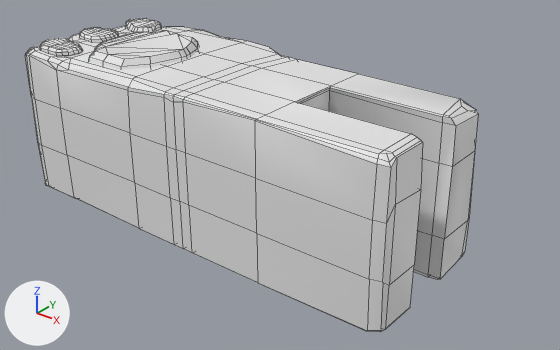
One commit to the FBX model Assets/Prefab/Art/GPE/SM_SmallDoor.fbx: the scene before it, then after it.
The view is the same before and after, from a camera (50 mm lens) standing at (7.36, -15.26, 7.95) and looking at (-5.06, 0.26, -1.67). Lighting does not change. The marker at lower left points along +X, +Y and +Z. The first picture is the older version. Mesh edges are drawn as thin lines.

The first picture shows 'SmallDoor'.
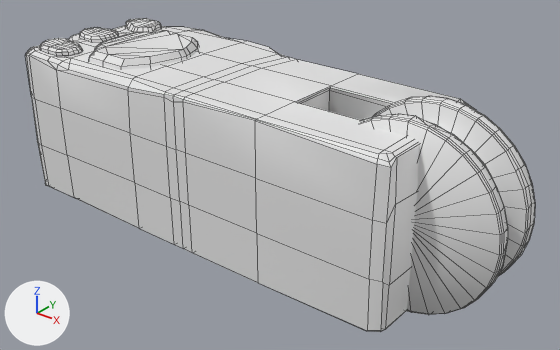
The newer file is also turned or shifted as a whole; pictures and numbers use the older file's frame.

Pixel boxes (x1, y1, x2, y2) of what changed, in the pictures (560 x 350 px):
```json
{"object": "SmallDoor_Wheel", "change": "added", "after": [360, 96, 535, 315]}
```

Edits to the scene script, one JSON object a line:
```json
{"op": "add", "block": "me_cube_036", "code": ["me_cube_036 = bpy.data.meshes.new('Cube.036')", "me_cube_036.from_pydata(...)  # 437 vertices, 471 faces; spans x -2.52..2.52, y -0.94..0.97, z -2.52..2.53"]}
{"op": "add", "block": "ob_smalldoor_wheel", "code": ["ob_smalldoor_wheel = bpy.data.objects.new('SmallDoor_Wheel', me_cube_036)", "ob_smalldoor_wheel.location = (-0.46, 0.01, -1.01)"]}
```
